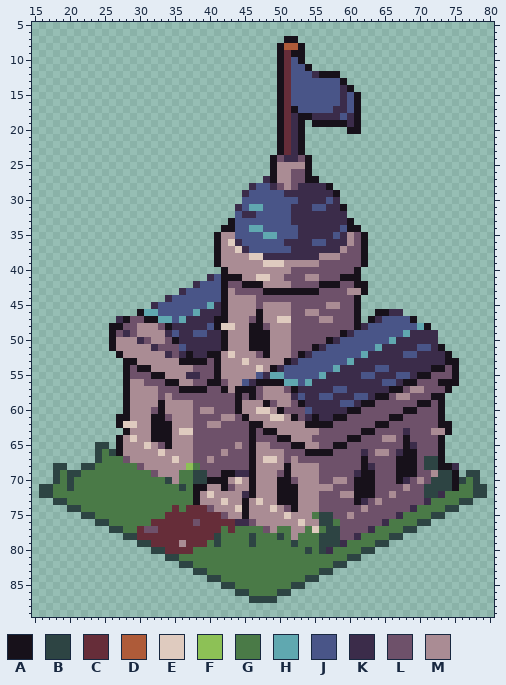
A sprite sheet gets an edit: tradeworld/Public/img/University.png. The first picture shows the starting point.
The file is 96x96 pixels. Shown: x 15..80, y 5..89.
Palette (. is transparent): A #17111a  B #2d4443  C #662d39  D #ae5b39  E #dfcbbf  F #8dc156  G #4a7a47  H #60a8b0  J #495588  K #3b2c4a  L #6e516a  M #aa8c94
Pixels before (only the part around the change), first column x 43:
 5 ..........................
 6 ..........................
 7 ........AA................
 8 .......ADDA...............
 9 .......ACAA...............
10 .......ACJA...............
11 .......ACJJA..............
12 .......ACJJJKAAA..........
13 .......ACJJJJJJJA.........
14 .......ACJJJJJJJKA........
15 .......ACJJJJJJJKJA.......
16 .......ACJJJJJJJKJA.......
17 .......ACAJJJJJKKJA.......
18 .......ACKAAKKKKJKA.......
19 .......ACKA.AAAAAKA.......
20 .......ACKA......AA.......
21 .......ACKA...............
22 .......ACKA...............
23 .......ACKA...............
24 ......ALKKLA..............
And afterwards:
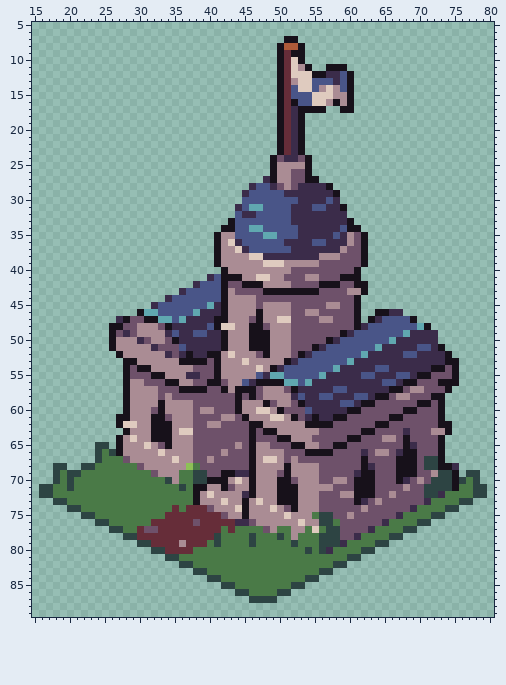
Changes in this commit:
Changed rows in their new state; - is an unchanged pixel.
first column x 52:
10 E---------
11 EM---AAA--
12 EEEA-KKJA-
13 MEE---KJA-
14 -EE-MEMJ--
15 ---EEEMMA.
16 A--EEMAMA.
17 KAAAA..AA.
18 --........
19 ---.......
20 --------..
